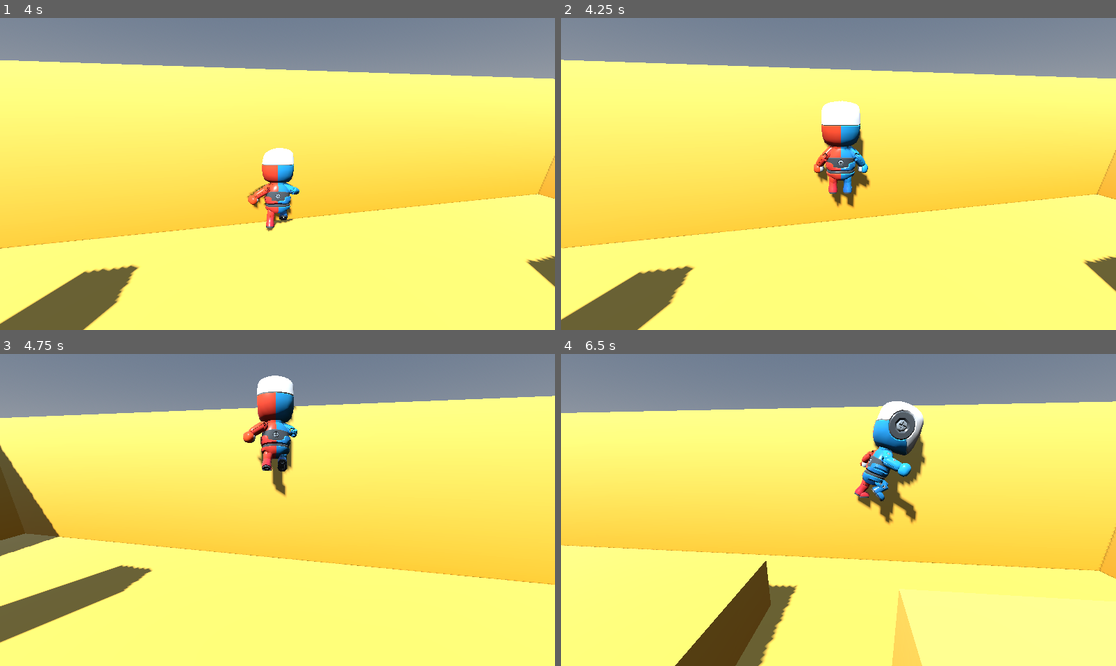
Above: before the commit, frames 1-4 (two rows, left to right).
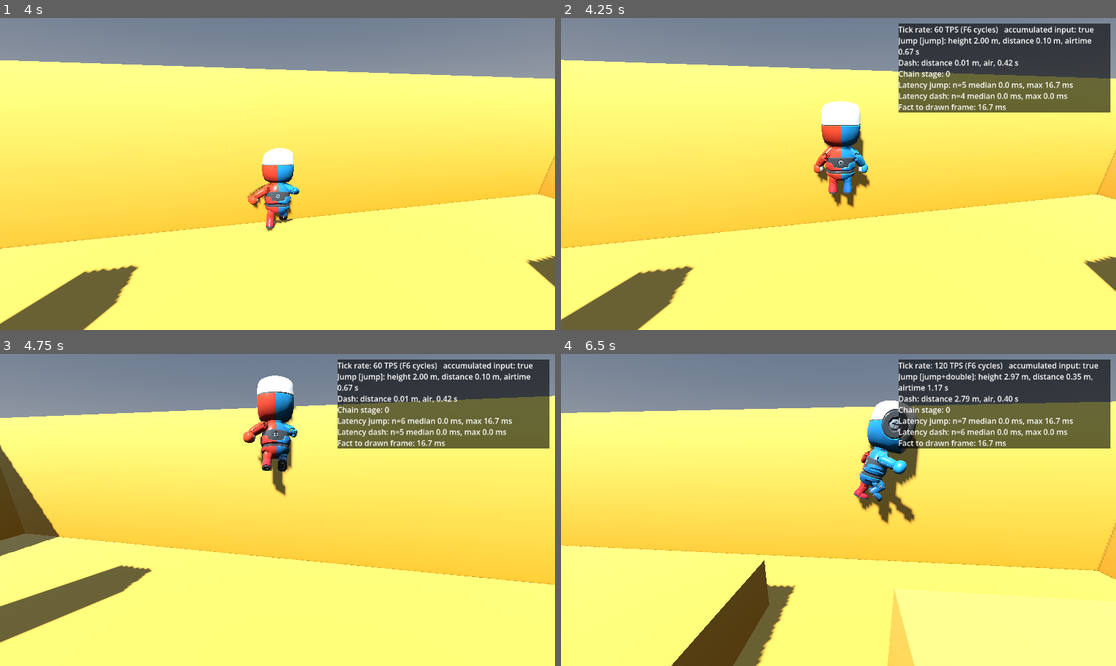
Above: after the commit, the same moments.

Repository: bistlaudio/Attimo
Game: Godot game, scene res://scenes/test/test_scene.tscn
Two runs of this game, one before a commit and one after it. Both use one fixed random seed, a clock stepped at 60 frames per second and the inputs below.
Inputs (mouse positions are in pixels of both pictures, inside the frame that each line leads up to):
- Up to frame 1 (4 s): tap Enter at 0.5 s; move the mouse to (305, 174) at 0.52 s; hold Q (dash) 0.53-1.28 s; hold W (move_forward) from 0.53 s (still down); click (305, 174) at 0.67 s; tap Space (jump) at 0.77, 0.8, 1.07, 1.35, 1.52, 1.82, 3.02, 3.32, 3.77, 3.8 s; move the mouse to (249, 174) at 1.27 s; tap Q (dash) at 1.55, 3.05 s; move the mouse to (288, 167) at 2.02 s; hold Space (jump) 2.03-2.78 s; right-click (288, 167) at 2.1 s; move the mouse to (271, 180) at 2.77 s; tap Middle mouse button (camera_recenter) at 2.85 s; click (271, 180) at 2.92 s; move the mouse to (316, 177) at 3.52 s; hold Q (dash) from 3.53 s (still down)
- Up to frame 2 (4.25 s): keep holding W (move_forward); keep holding Q (dash); tap Space (jump) at 4.07 s; tap F4 (debug_metrics) at 4.15 s
- Up to frame 3 (4.75 s): keep holding W (move_forward); move the mouse to (233, 506) at 4.27 s; release Q (dash) at 4.28 s; tap E (interact) at 4.35 s; tap Space (jump) at 4.52 s; tap Q (dash) at 4.55 s
- Up to frame 4 (6.5 s): tap Space (jump) at 4.82, 6.02, 6.32 s; tap F6 (debug_tick_rate) at 4.9 s; move the mouse to (844, 510) at 5.02 s; hold Space (jump) 5.03-5.78 s; tap Mouse wheel down (module_next) at 5.1 s; click (844, 510) at 5.17 s; move the mouse to (816, 503) at 5.77 s; release W (move_forward) at 5.78 s; hold D (move_right) from 5.78 s (still down); tap Mouse wheel up (module_prev) at 5.85 s; tap Q (dash) at 6.05 s

Frame 1 is identical in both runs. In frame 2, 11% of the frame differs, in the area x 60-99%, y 1-31%; in frame 3, 11%; in frame 4, 14%, in the area x 0-100%, y 1-100%.

Commit message:
feat(02-08): MetricsOverlay with jump, dash, chain and latency numbers
- F4 / 9 toggles a hidden-by-default overlay, F6 / 0 cycles 60 -> 120 -> 10 -> 60 TPS
- per-airtime height, distance and kind; dash record; LatencyProbe summaries
- instanced in the test scene next to the EventLog

Co-Authored-By: Claude Sonnet 5.5 <noreply@anthropic.com>

Diff:
--- /dev/null
+++ b/attimo/scenes/debug/metrics_overlay.tscn
@@ -0,0 +1,32 @@
+[gd_scene format=3]
+
+[ext_resource type="Script" path="res://scripts/debug/metrics_overlay.gd" id="1_overlay"]
+[ext_resource type="Script" path="res://scripts/debug/latency_probe.gd" id="2_probe"]
+
+[sub_resource type="StyleBoxFlat" id="StyleBoxFlat_panel"]
+bg_color = Color(0, 0, 0, 0.6)
+
+[node name="MetricsOverlay" type="CanvasLayer"]
+layer = 101
+script = ExtResource("1_overlay")
+
+[node name="PanelContainer" type="PanelContainer" parent="."]
+custom_minimum_size = Vector2(440, 0)
+anchors_preset = 1
+anchor_left = 1.0
+anchor_right = 1.0
+offset_left = -452.0
+offset_top = 12.0
+offset_right = -12.0
+offset_bottom = 52.0
+grow_horizontal = 0
+theme_override_styles/panel = SubResource("StyleBoxFlat_panel")
+
+[node name="Lines" type="RichTextLabel" parent="PanelContainer"]
+unique_name_in_owner = true
+layout_mode = 2
+bbcode_enabled = false
+fit_content = true
+
+[node name="LatencyProbe" type="Node" parent="."]
+script = ExtResource("2_probe")
--- a/attimo/scenes/test/test_scene.tscn
+++ b/attimo/scenes/test/test_scene.tscn
@@ -7,6 +7,7 @@
 [ext_resource type="PackedScene" path="res://scenes/player/player.tscn" id="5_player"]
 [ext_resource type="PackedScene" path="res://scenes/debug/event_log.tscn" id="6_log"]
 [ext_resource type="PackedScene" path="res://scenes/camera/camera_rig.tscn" id="7_rig"]
+[ext_resource type="PackedScene" path="res://scenes/debug/metrics_overlay.tscn" id="8_metrics"]
 
 [sub_resource type="ProceduralSkyMaterial" id="ProceduralSkyMaterial_sky"]
 
@@ -178,3 +179,5 @@
 target = NodePath("../Player")
 
 [node name="EventLog" parent="." instance=ExtResource("6_log")]
+
+[node name="MetricsOverlay" parent="." instance=ExtResource("8_metrics")]
--- /dev/null
+++ b/attimo/scripts/debug/metrics_overlay.gd
@@ -0,0 +1,178 @@
+class_name MetricsOverlay
+extends CanvasLayer
+## Debug-only live metrics (D-21): jump height and distance per airtime, dash distance, chain stage, the latency
+## summaries of its LatencyProbe child, and the tick-rate cycle for the low-rate camera check (D-22).
+## It only listens to EventBus facts and reads the player, gameplay code never calls it. Release builds drop it (REL-03).
+## debug_metrics (F4 / 9) toggles it, hidden at start. debug_tick_rate (F6 / 0) moves
+## Engine.physics_ticks_per_second through TICK_RATES, the only values it can ever set.
+## Place it after the player in the scene so it samples after the move.
+
+## The fixed tick-rate cycle: 60 -> 120 -> 10 -> 60.
+const TICK_RATES: Array[int] = [60, 120, 10]
+const HISTORY_SIZE: int = 5
+
+## The last closed airtime: {kind: String, height: float, distance: float, airtime: float}. Empty until one closes.
+var last_jump: Dictionary = {}
+## The last closed dash: {distance: float, in_air: bool, duration: float}. Empty until one closes.
+var last_dash: Dictionary = {}
+## The ground-jump chain stage from the last chain_stage_changed fact.
+var chain_stage: int = 0
+## The most recent closed airtimes, newest last.
+var history: Array[Dictionary] = []
+
+var _player: PlayerController
+var _airborne: bool = false
+var _last_ground_position: Vector3 = Vector3.ZERO
+var _max_y: float = 0.0
+var _air_time: float = 0.0
+var _kind: String = ""
+var _pending_kind: String = ""
+var _dash_active: bool = false
+var _dash_start: Vector3 = Vector3.ZERO
+var _dash_in_air: bool = false
+var _dash_time: float = 0.0
+
+@onready var latency_probe: LatencyProbe = $LatencyProbe
+@onready var _label: RichTextLabel = %Lines
+
+
+func _ready() -> void:
+	visible = false
+	EventBus.jumped.connect(_on_jumped)
+	EventBus.double_jumped.connect(_on_double_jumped)
+	EventBus.long_jumped.connect(_on_long_jumped)
+	EventBus.dash_started.connect(_on_dash_started)
+	EventBus.movement_state_changed.connect(_on_state_changed)
+	EventBus.chain_stage_changed.connect(_on_chain_stage_changed)
+	# Deferred, so the scene order of overlay and player does not matter.
+	_find_player.call_deferred()
+
+
+func _find_player() -> void:
+	_player = get_tree().get_first_node_in_group(&"player") as PlayerController
+	if _player != null:
+		_last_ground_position = _player.global_position
+
+
+func _physics_process(delta: float) -> void:
+	if _player == null:
+		_find_player()
+		return
+	if _dash_active:
+		_dash_time += delta
+	var grounded: bool = _player.is_grounded()
+	if not grounded and not _airborne:
+		_begin_airtime()
+	elif grounded and _airborne:
+		_end_airtime()
+	elif grounded:
+		_last_ground_position = _player.global_position
+	if _airborne:
+		_air_time += delta
+		_max_y = maxf(_max_y, _player.global_position.y)
+
+
+func _process(_delta: float) -> void:
+	if visible:
+		_refresh()
+
+
+func _unhandled_input(event: InputEvent) -> void:
+	if event.is_echo():
+		return
+	if event.is_action_pressed(&"debug_metrics"):
+		visible = not visible
+	elif event.is_action_pressed(&"debug_tick_rate"):
+		var index: int = TICK_RATES.find(Engine.physics_ticks_per_second)
+		Engine.physics_ticks_per_second = TICK_RATES[(index + 1) % TICK_RATES.size()]
+
+
+func _begin_airtime() -> void:
+	_airborne = true
+	_air_time = 0.0
+	_max_y = _player.global_position.y
+	_kind = _pending_kind if _pending_kind != "" else "walk-off"
+	_pending_kind = ""
+
+
+func _end_airtime() -> void:
+	_airborne = false
+	last_jump = {
+		"kind": _kind,
+		"height": _max_y - _last_ground_position.y,
+		"distance": Vector2(_player.global_position.x - _last_ground_position.x, _player.global_position.z - _last_ground_position.z).length(),
+		"airtime": _air_time,
+	}
+	history.append(last_jump)
+	if history.size() > HISTORY_SIZE:
+		history.pop_front()
+	_last_ground_position = _player.global_position
+
+
+## A jump fact before the take-off names the airtime, one during it is appended to the kind.
+func _note_jump(label: String) -> void:
+	if _airborne:
+		_kind = "%s+%s" % [_kind, label]
+	else:
+		_pending_kind = label
+
+
+func _on_jumped(_position: Vector3) -> void:
+	_note_jump("jump")
+
+
+func _on_double_jumped(_position: Vector3) -> void:
+	_note_jump("double")
+
+
+func _on_long_jumped(_position: Vector3, stage: int) -> void:
+	_note_jump("long %d" % stage)
+
+
+func _on_dash_started(position: Vector3, _direction: Vector3, in_air: bool) -> void:
+	_dash_active = true
+	_dash_start = position
+	_dash_in_air = in_air
+	_dash_time = 0.0
+
+
+func _on_state_changed(from_state: StringName, _to_state: StringName) -> void:
+	if from_state != &"Dash" or not _dash_active or _player == null:
+		return
+	_dash_active = false
+	var offset: Vector3 = _player.global_position - _dash_start
+	last_dash = {
+		"distance": Vector2(offset.x, offset.z).length(),
+		"in_air": _dash_in_air,
+		"duration": _dash_time,
+	}
+
+
+func _on_chain_stage_changed(stage: int) -> void:
+	chain_stage = stage
+
+
+func _refresh() -> void:
+	var lines: Array[String] = []
+	lines.append("Tick rate: %d TPS (F6 cycles)   accumulated input: %s" % [Engine.physics_ticks_per_second, Input.use_accumulated_input])
+	if last_jump.is_empty():
+		lines.append("Jump: none yet")
+	else:
+		lines.append("Jump [%s]: height %.2f m, distance %.2f m, airtime %.2f s" % [last_jump.kind, last_jump.height, last_jump.distance, last_jump.airtime])
+	if last_dash.is_empty():
+		lines.append("Dash: none yet")
+	else:
+		lines.append("Dash: distance %.2f m, %s, %.2f s" % [last_dash.distance, "air" if last_dash.in_air else "ground", last_dash.duration])
+	lines.append("Chain stage: %d" % chain_stage)
+	lines.append(_latency_line("Latency jump", &"jump"))
+	lines.append(_latency_line("Latency dash", &"dash"))
+	var frame_text: String = "n/a" if latency_probe.last_frame_ms < 0.0 else "%.1f ms" % latency_probe.last_frame_ms
+	lines.append("Fact to drawn frame: %s" % frame_text)
+	_label.text = "\n".join(lines)
+
+
+func _latency_line(title: String, kind: StringName) -> String:
+	var summary: Dictionary = latency_probe.summary(kind)
+	if summary.count == 0:
+		return "%s: no samples" % title
+	return "%s: n=%d median %.1f ms, max %.1f ms" % [title, summary.count, summary.median_ms, summary.max_ms]
--- a/attimo/tests/smoke/test_metrics_overlay.gd
+++ b/attimo/tests/smoke/test_metrics_overlay.gd
@@ -57,10 +57,15 @@
 func _scenario_standing_jump(tree: SceneTree, check: Callable) -> void:
 	_begin(tree)
 	await Fixtures.wait_physics(tree, 10)
+	_tap(&"debug_metrics")
 	Fixtures.send_action_event(&"jump", true)
 	await Fixtures.wait_physics(tree, 5)
 	var landed: int = await Fixtures.wait_until(tree, func() -> bool: return _overlay.last_jump.has("height") and _player.is_grounded(), 240)
 	Fixtures.send_action_event(&"jump", false)
+	await tree.process_frame
+	await tree.process_frame
+	var text: String = (_overlay.get_node("%Lines") as RichTextLabel).text
+	check.call(text.contains("60 TPS") and text.contains("Jump [jump]") and text.contains("Latency jump"), "(2) the visible overlay lists tick rate, jump record and latency")
 	check.call(landed >= 0, "(2) a held standing jump closes an airtime record")
 	var jump: Dictionary = _overlay.last_jump
 	check.call(jump.get("kind", "") == "jump", "(2) the record kind is 'jump' (got '%s')" % jump.get("kind", ""))
Not shown, added: attimo/scripts/debug/metrics_overlay.gd.uid
